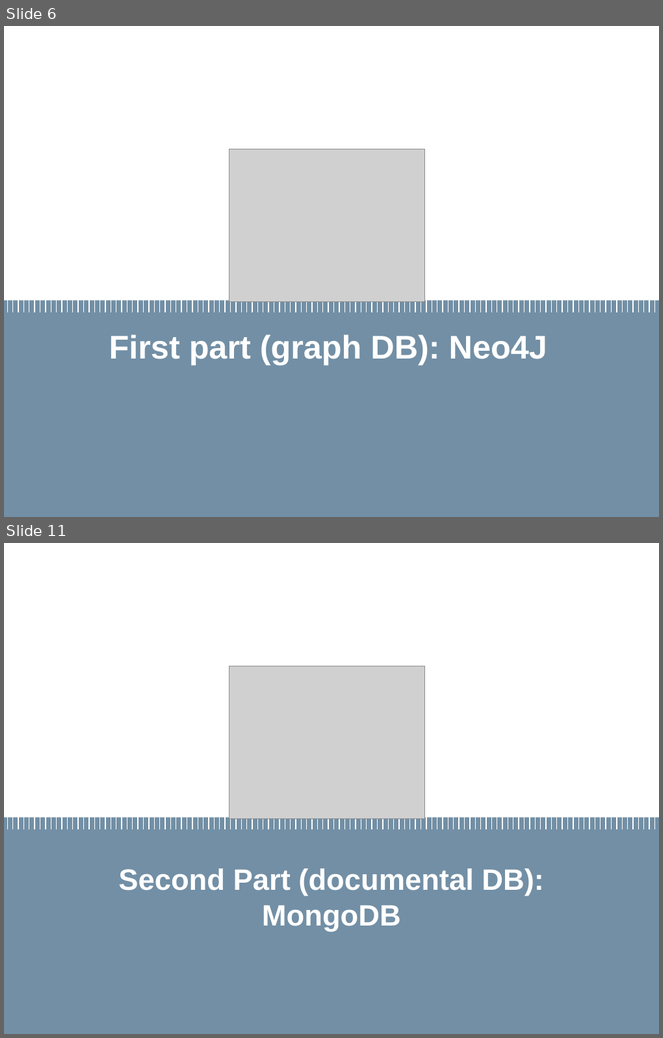
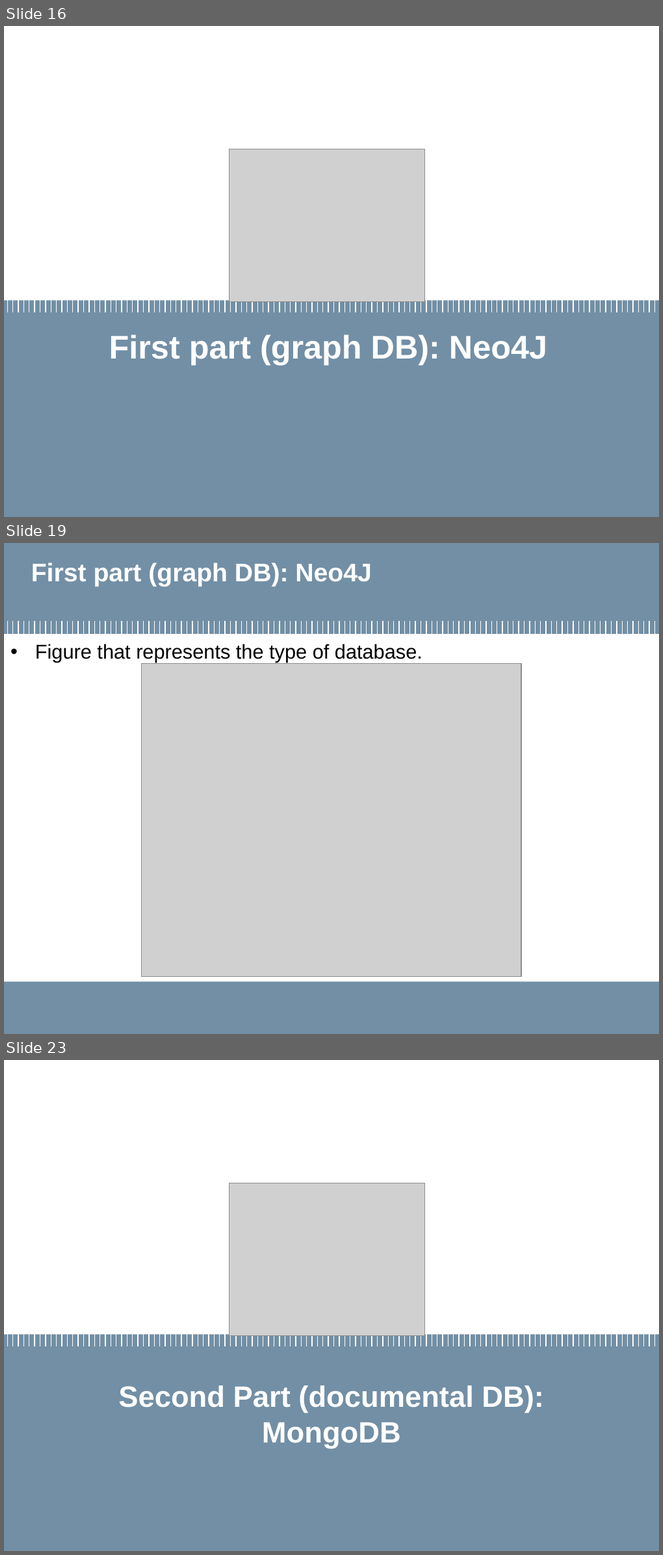
Before and after one commit to MarcoLucaPrevitera/BigData-Project, a slide deck: Presentation/FinalPresentation.pptx. Shown one above the other, each under a label of ours: slides 6 and 11 before the commit, slides 16, 19 and 23 after it; the slides between them are not shown. The pictures are 663x1038 and 663x1555 pixels, drawn with LibreOffice and Linux fonts; fonts in the diff are those of the drawing; grey boxes stand for pictures; background and template pictures are left out. Boxes give left, top, right and bottom in pixels: in the first picture for what was removed or moved away, otherwise in the second. Text is boxed around its words. In the diff, an @@ line names an element or a change of style, - is before the commit and + after.

```diff
--- a/Presentation/FinalPresentation.pptx
+++ b/Presentation/FinalPresentation.pptx
@@ slide 19 added at (4,543,659,1034), background #FFFFFF @@
@@ rectangle added at (4,543,659,634), fill #728FA5 @@
@@ title added at (31,563,372,587), 28 pt, text #FFFFFF, bold @@
+First part (graph DB): Neo4J
@@ group added at (7,621,655,634): 120 lines @@
@@ text added at (35,644,423,663), 22 pt, text #000000 @@
+• Figure that represents the type of database.
@@ picture added at (142,663,521,977) @@
@@ rectangle added at (4,982,659,1034), fill #728FA5 @@
@@ rectangle added at (4,996,248,1023), fill #728FA5 @@
@@ what was slide 6 is now slide 16 @@
@@ what was slide 11 is now slide 23 @@
```
Also in this commit, not shown: 10 slides changed, 23 other slides added, 6 slides removed, 10 other files.
